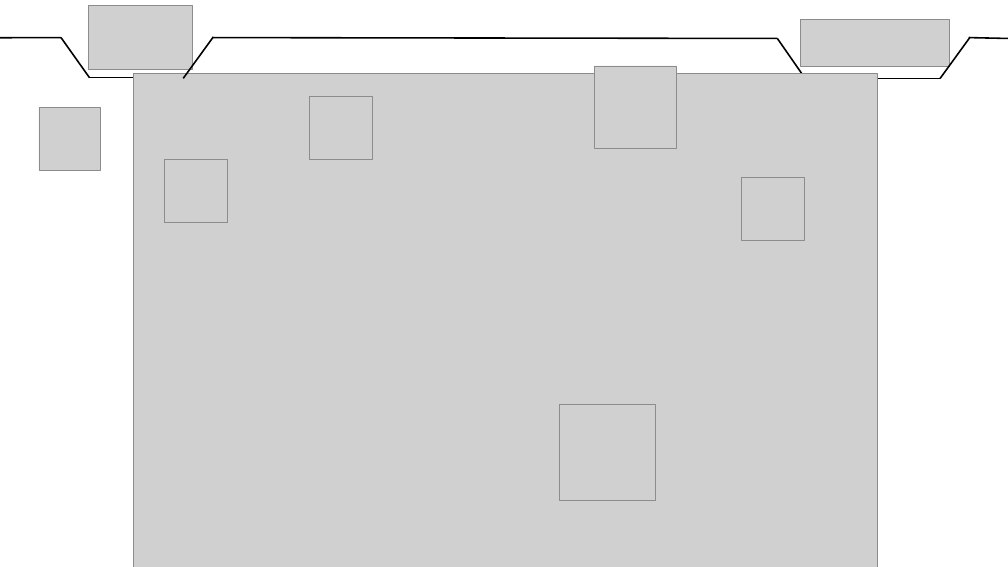
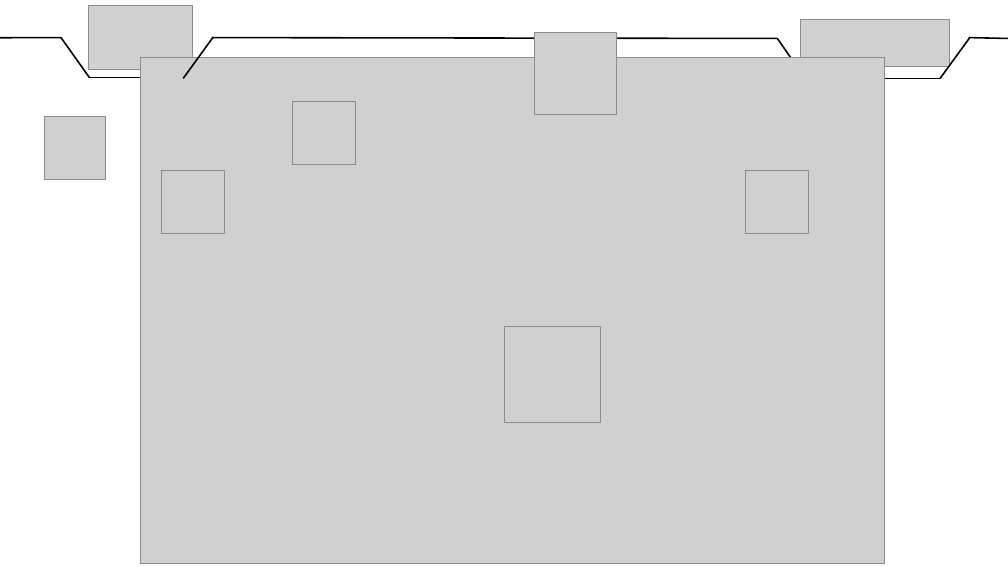
Before and after one commit to DylanChe/SupervisionSerre, a slide deck: slide 20 of oral_projet/revue_2/diaporama_revue_2_samuel.pptx (slide 18 before the commit). Drawn at 1008x567 pixels with LibreOffice and Linux fonts; fonts in the diff are those of the drawing; grey boxes stand for pictures. Boxes give left, top, right and bottom in pixels: in the first picture for what was removed or moved away, otherwise in the second. Text is boxed around its words. In the diff, an @@ line names an element or a change of style, - is before the commit and + after.

```diff
--- a/oral_projet/revue_2/diaporama_revue_2_samuel.pptx
+++ b/oral_projet/revue_2/diaporama_revue_2_samuel.pptx
@@ picture resized from (x1=134, y1=73, x2=878, y2=567) to (x1=141, y1=57, x2=885, y2=563) @@
@@ picture moved from (x1=594, y1=66, x2=677, y2=148) to (x1=534, y1=33, x2=616, y2=115) @@
@@ picture moved from (x1=39, y1=107, x2=101, y2=171) to (x1=45, y1=116, x2=106, y2=180) @@
@@ picture moved from (x1=309, y1=97, x2=372, y2=160) to (x1=292, y1=101, x2=355, y2=164) @@
@@ picture moved from (x1=165, y1=160, x2=228, y2=222) to (x1=161, y1=170, x2=224, y2=233) @@
@@ picture moved from (x1=742, y1=178, x2=805, y2=240) to (x1=746, y1=170, x2=809, y2=233) @@
@@ picture moved from (x1=559, y1=405, x2=655, y2=501) to (x1=504, y1=327, x2=600, y2=423) @@
```
Also in this commit, not shown: 1 other slide changed.
